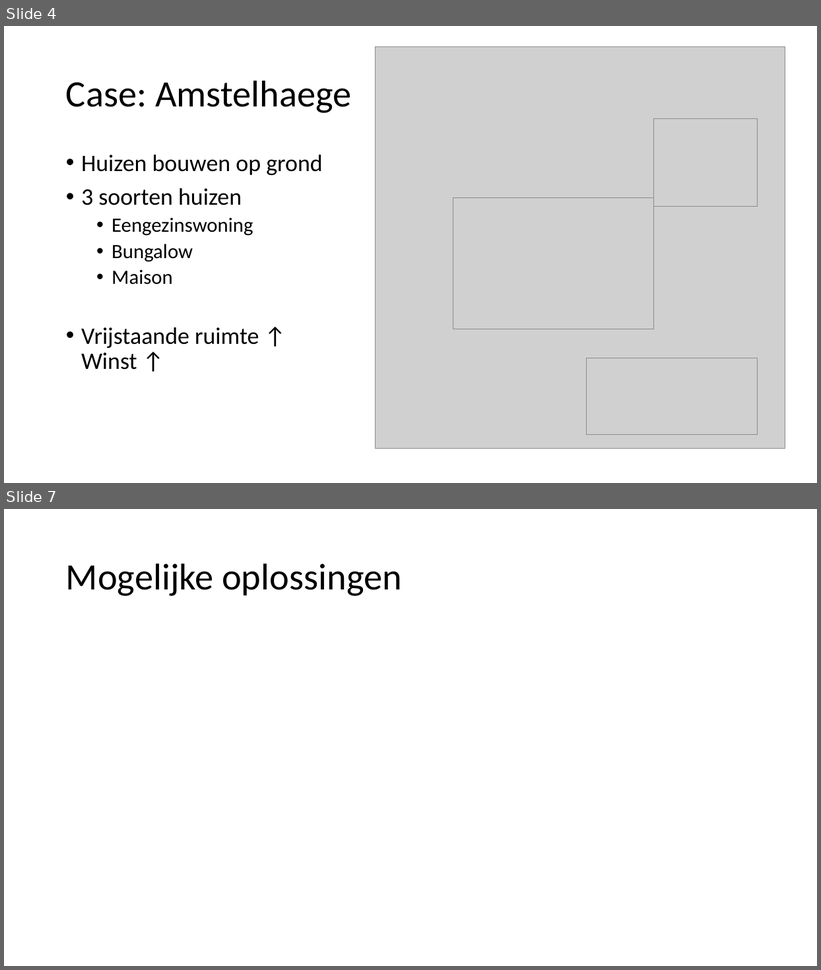
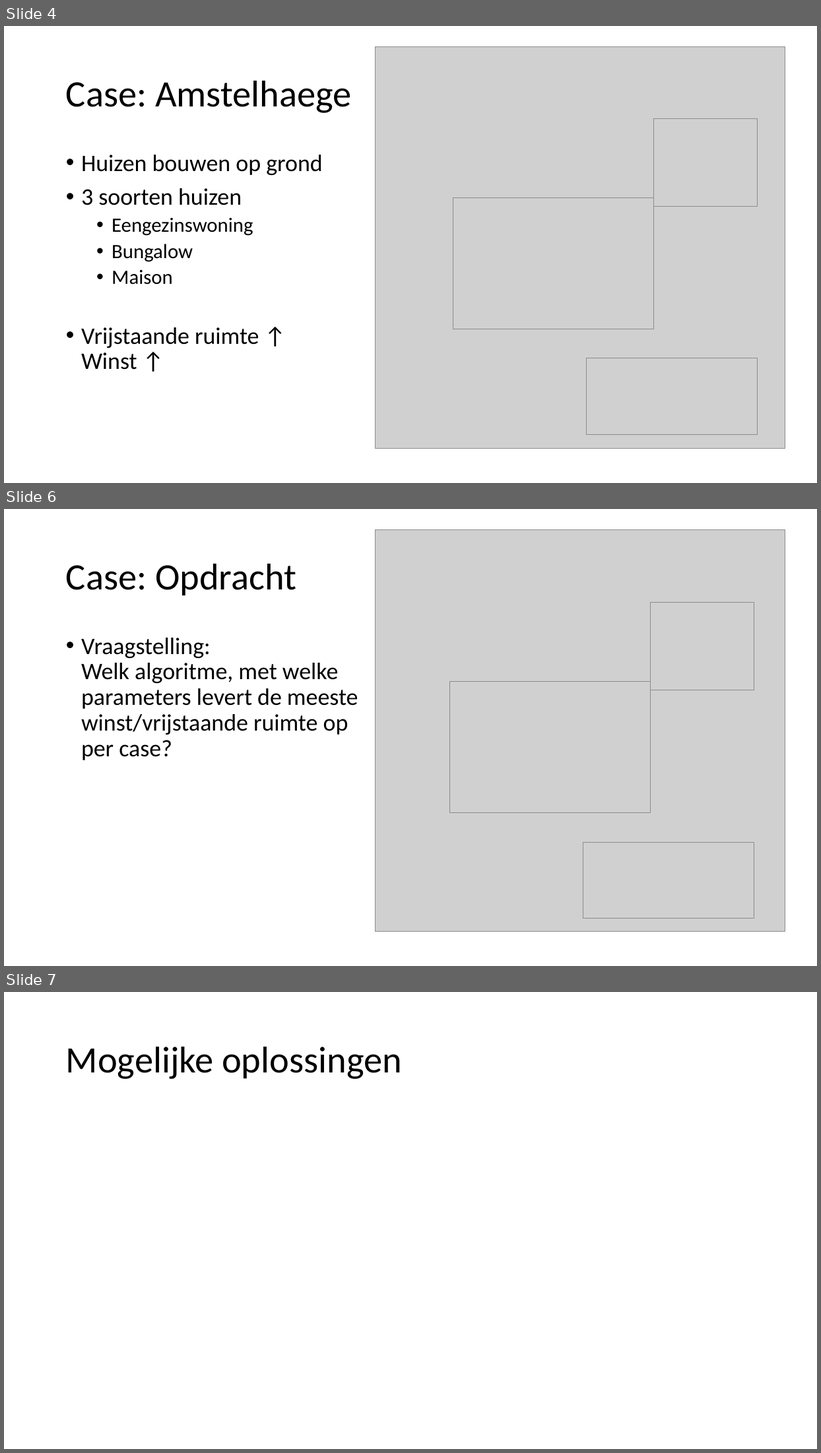
Before and after one commit to TammeThijs/Heuristics, a slide deck: Presentation2.pptx. Shown one above the other, each under a label of ours: slides 4 and 7 before the commit, slides 4, 6 and 7 after it; the slides between them are not shown. The pictures are 821x970 and 821x1453 pixels, drawn with LibreOffice and Linux fonts; fonts in the diff are those of the drawing; grey boxes stand for pictures; background and template pictures are left out. Boxes give left, top, right and bottom in pixels: in the first picture for what was removed or moved away, otherwise in the second. Text is boxed around its words. In the diff, an @@ line names an element or a change of style, - is before the commit and + after.

```diff
--- a/Presentation2.pptx
+++ b/Presentation2.pptx
@@ slide 6 added at [4, 509, 817, 966], background picture (left out) @@
@@ picture added at [376, 529, 785, 931] @@
@@ title added at [66, 563, 296, 595], 44 pt, text #000000 @@
+Case: Opdracht
@@ picture added at [651, 602, 754, 690] @@
@@ text added at [81, 638, 358, 760], 28 pt, text #000000 @@
+• Vraagstelling:
+  Welk algoritme, met welke parameters levert de meeste winst/vrijstaande ruimte op per case?
@@ picture added at [450, 682, 651, 813] @@
@@ picture added at [583, 843, 754, 919] @@
```
Also in this commit, not shown: 9 slides changed, 3 other slides added, 2 slides removed, 1 other file.
